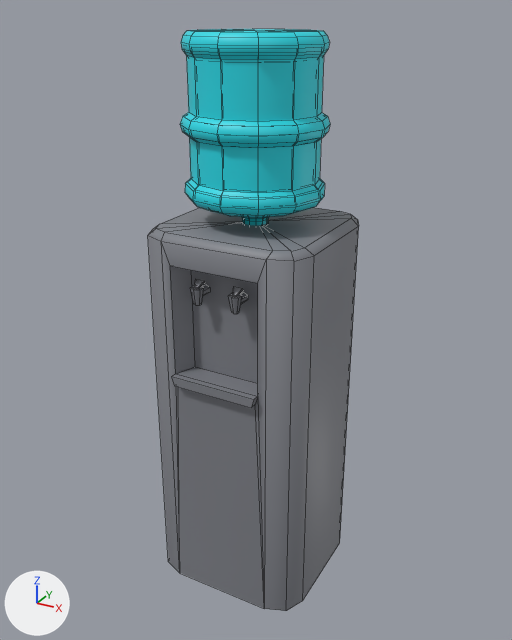
The FBX model Game Met Sem/Assets/Resources/Assets/watermachine.fbx as it was, and as the next commit left it.
Camera for both pictures: a camera (50 mm lens) standing at (0.566, -1.009, 1.031) and looking at (-0.001, 0.022, 0.515). Lighting does not change. The marker at lower left points along +X, +Y and +Z. Mesh edges are drawn as thin lines. Where no turn or scale is listed for an object, it has been applied to the vertices.
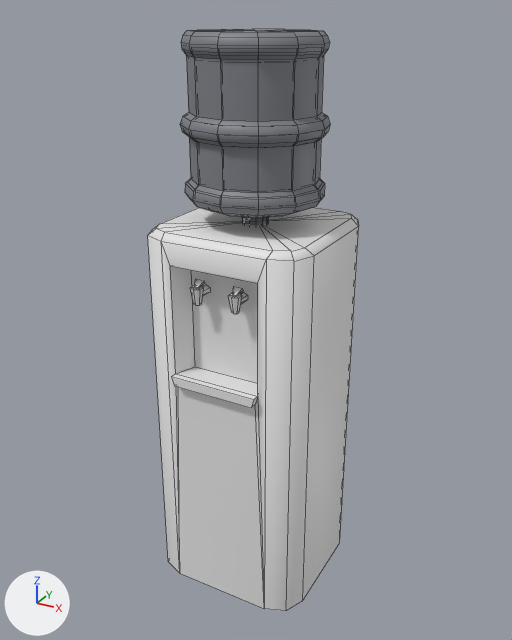
Edits to the bpy script that builds the scene:
```text
Add mat_waterbakje_1:
    mat_waterbakje_1 = principled_material('waterbakje')
    mat_waterbakje_1.base_color = (0.8, 0.8, 0.8)  # white #e7e7e7
Change me_cylinder:
    where me_cylinder.from_pydata(...)  # 575 vertices, 565 faces; spans x -0.15..0.15, y -0.135..0.165, z 0.0..1.0
    used by ob_cylinder; location = (0.0, 0.0, 0.0)
    me_cylinder part 1: all 468 faces that had it switch from mat_waterbakje (cyan #22dae7) to mat_maschine_dispenser (grey #7f8188)
    me_cylinder part 2: all 97 faces that had it switch from mat_maschine_dispenser (grey #7f8188) to mat_waterbakje_1 (white #e7e7e7)
```

What differs and where, as boxes (x1, y1, x2, y2) in the pictures (512 x 640 px):
part 1 of me_cylinder, recoloured (cyan to grey): (180, 29, 330, 225) in both
part 2 of me_cylinder, recoloured: (148, 208, 359, 611) in both
